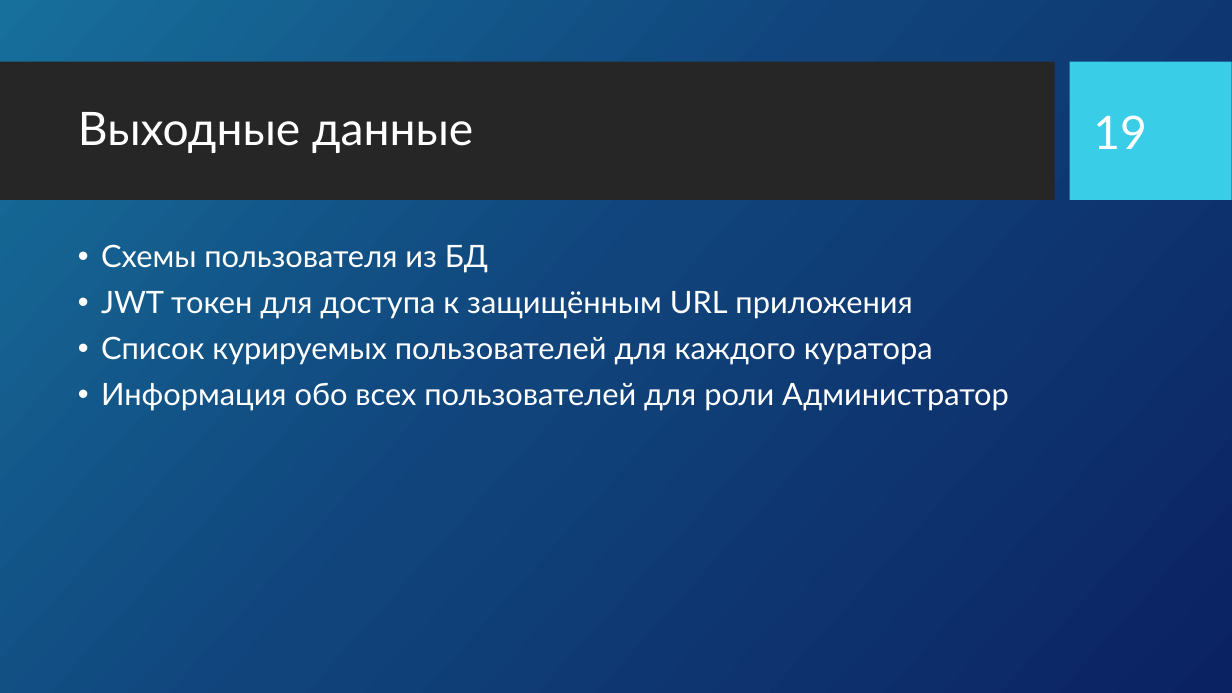
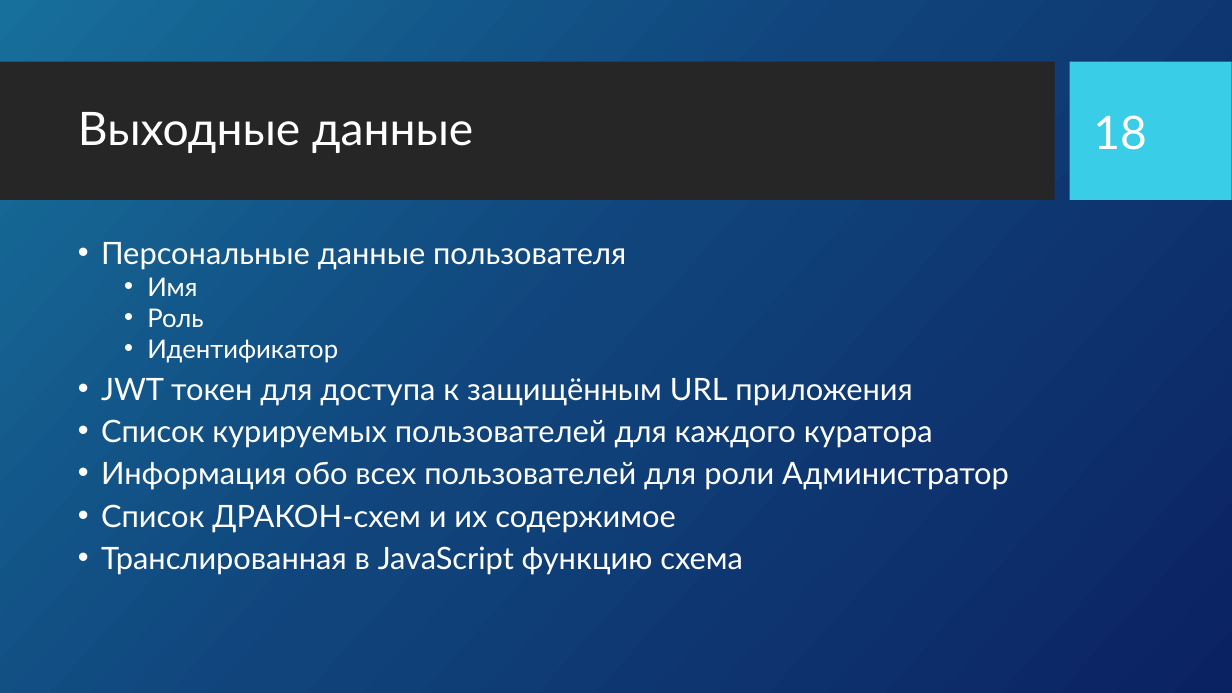
Before and after one commit to samarsky-canary/dragon, a slide deck: slide 18 of dizdocs/PreDrakon.pptx (slide 19 before the commit). Drawn at 1232x693 pixels with LibreOffice and Linux fonts; fonts in the diff are those of the drawing; background and template pictures are left out. Boxes give left, top, right and bottom in pixels: in the first picture for what was removed or moved away, otherwise in the second. Text is boxed around its words. In the diff, an @@ line names an element or a change of style, - is before the commit and + after.

```diff
--- a/dizdocs/PreDrakon.pptx
+++ b/dizdocs/PreDrakon.pptx
@@ page number at (x1=1093, y1=115, x2=1147, y2=150): text changed @@
-19
+18
@@ text at (x1=101, y1=242, x2=626, y2=363): text changed @@
-• Схемы пользователя из БД
+• Персональные данные пользователя
+  • Имя
+  • Роль
+  • Идентификатор
@@ text at (x1=101, y1=378, x2=1009, y2=490): line spacing 0.9 to 0.8 @@
@@ text at (x1=101, y1=504, x2=743, y2=575): paragraphs added @@
+• Список ДРАКОН-схем и их содержимое
+• Транслированная в JavaScript функцию схема
```
Also in this commit, not shown: 14 other slides changed, 3 slides added, 6 slides removed, 11 other files.
